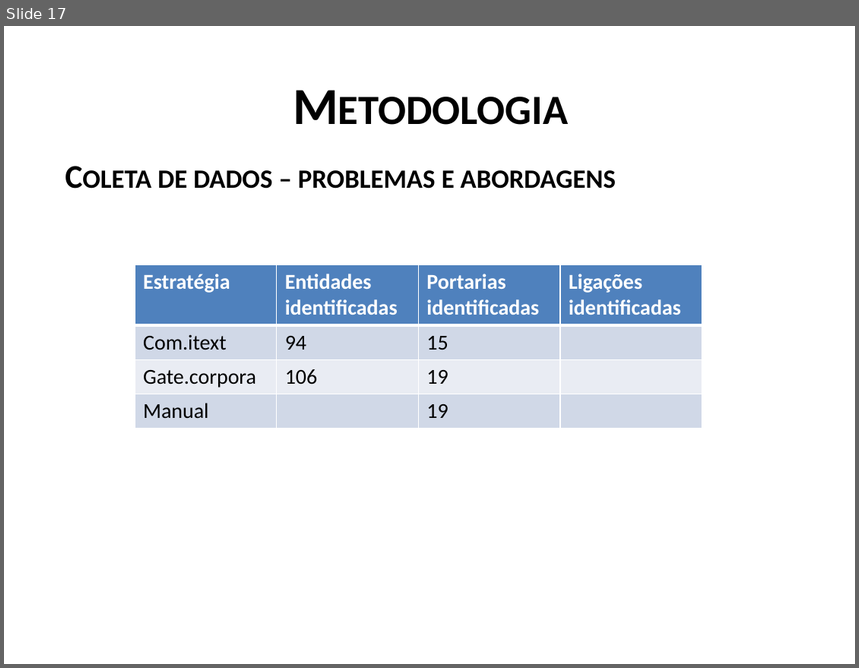
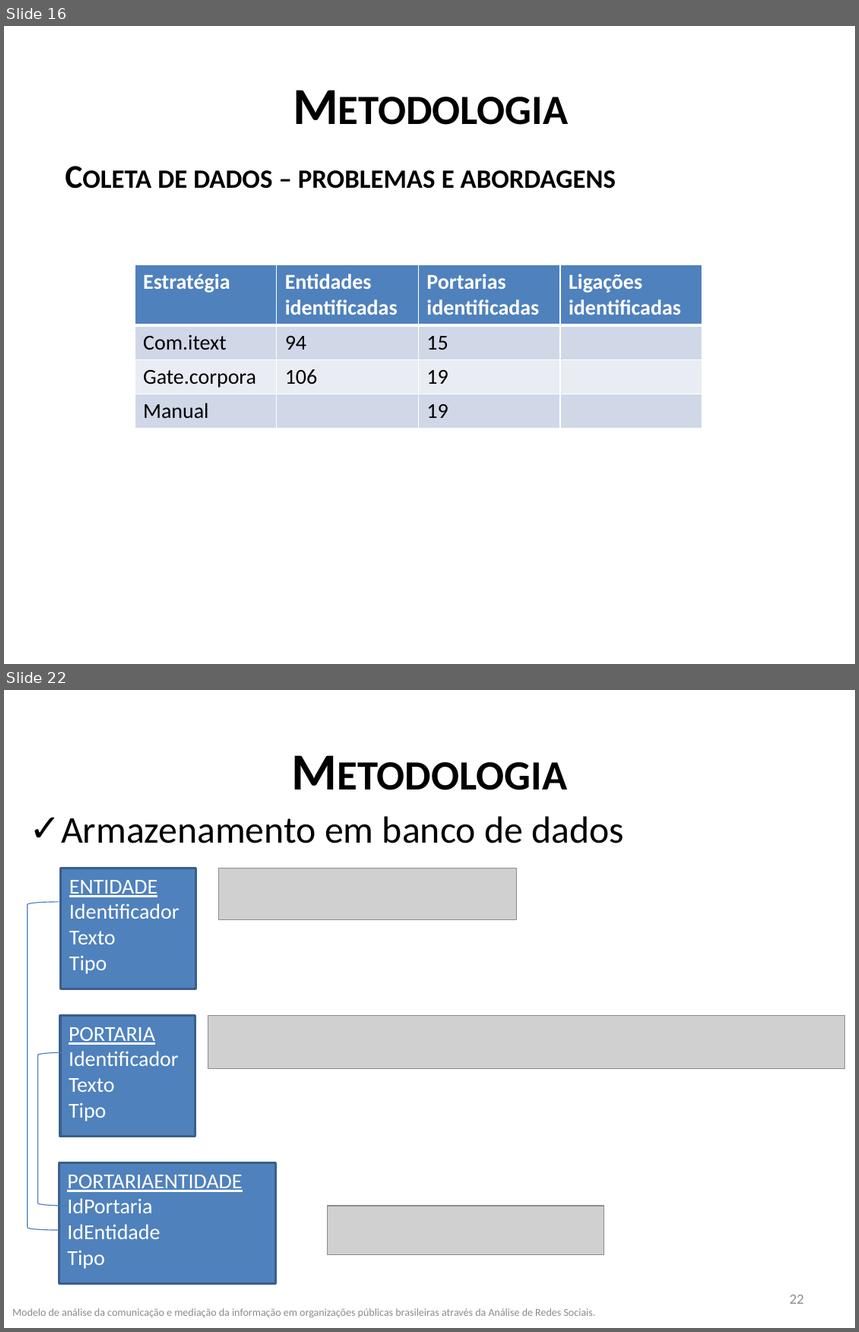
Before and after one commit to frubbs/analisador-dou, a slide deck: Dissertacao/Apresentação1.pptx. Shown one above the other, each under a label of ours: slide 17 before the commit, slides 16 and 22 after it; the slides between them are not shown. The pictures are 859x668 and 859x1332 pixels, drawn with LibreOffice and Linux fonts; fonts in the diff are those of the drawing; grey boxes stand for pictures. Boxes give left, top, right and bottom in pixels: in the first picture for what was removed or moved away, otherwise in the second. Text is boxed around its words. In the diff, an @@ line names an element or a change of style, - is before the commit and + after.

```diff
--- a/Dissertacao/Apresentação1.pptx
+++ b/Dissertacao/Apresentação1.pptx
@@ slide 22 added at [4,690,855,1328], background #FFFFFF @@
@@ title added at [47,716,813,822], 44 pt, text #000000, bold, small capitals @@
+Metodologia
@@ text added at [61,816,624,844], 32 pt, text #000000 @@
+✓ Armazenamento em banco de dados
@@ rectangle added at [61,869,196,989], fill #4F81BD, outline #3A5F8C 2 pt, 18 pt, text #FFFFFF @@
+ENTIDADE
+Identificador
+Texto
+Tipo
@@ picture added at [218,869,516,920] @@
@@ left bracket added at [28,902,59,1230], outline #4B7EBC 0.75 pt @@
@@ rectangle added at [60,1016,195,1137], fill #4F81BD, outline #3A5F8C 2 pt, 18 pt, text #FFFFFF @@
+PORTARIA
+Identificador
+Texto
+Tipo
@@ picture added at [208,1016,845,1068] @@
@@ left bracket added at [38,1053,68,1206], outline #4B7EBC 0.75 pt @@
@@ rectangle added at [59,1163,275,1284], fill #4F81BD, outline #3A5F8C 2 pt, 18 pt, text #FFFFFF @@
+PORTARIAENTIDADE
+IdPortaria
+IdEntidade
+Tipo
@@ picture added at [328,1206,604,1255] @@
@@ page number added at [790,1295,804,1304], 12 pt, text #8C8C8C @@
+22
@@ text added at [12,1309,596,1319], 9 pt, text #8C8C8C @@
+Modelo de análise da comunicação e mediação da informação em organizações públicas brasileiras através da Análise de Redes Sociais.
@@ what was slide 17 is now slide 16 @@
```
Also in this commit, not shown: 8 slides changed, 6 other slides added, 5 slides removed, 18 other files.
